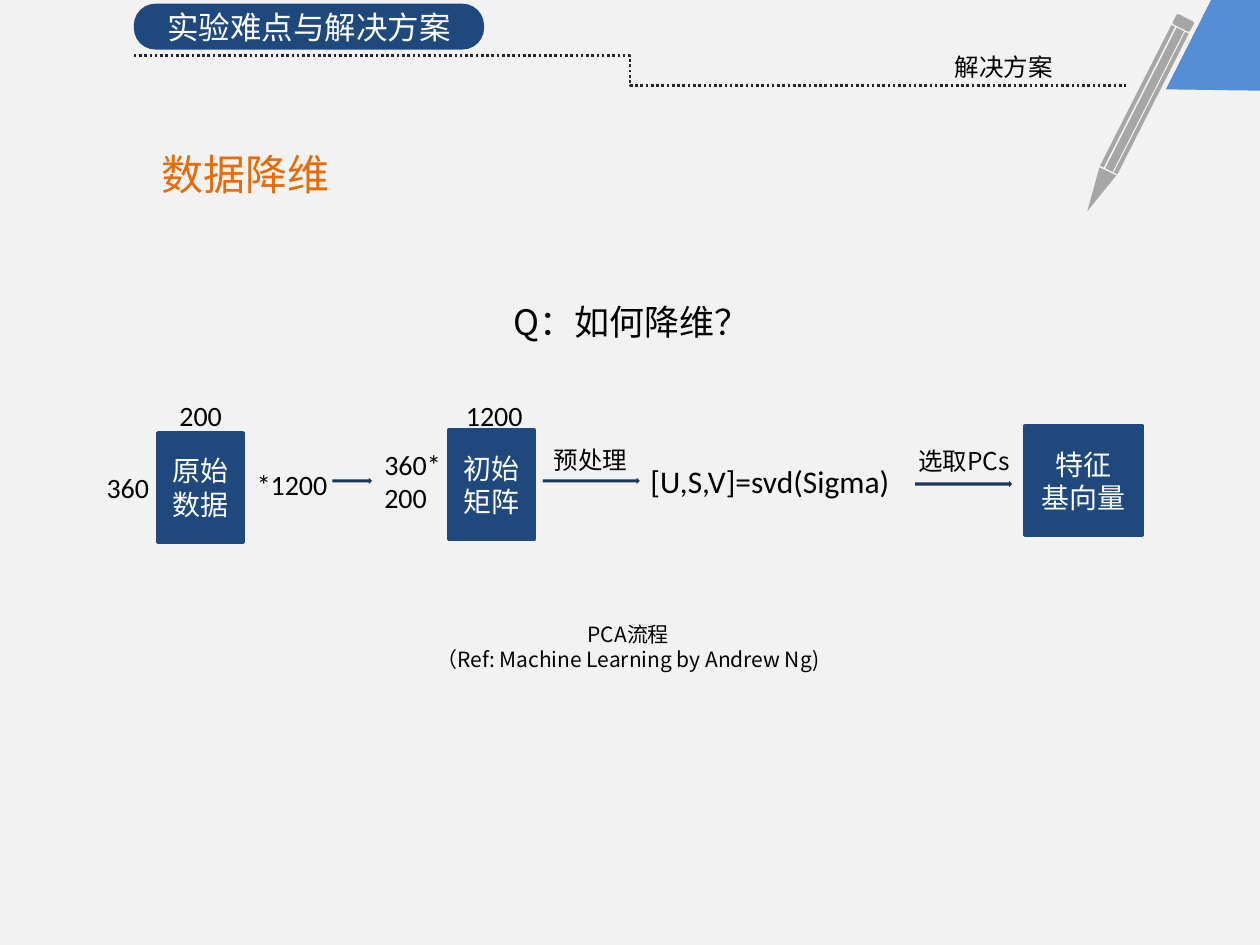
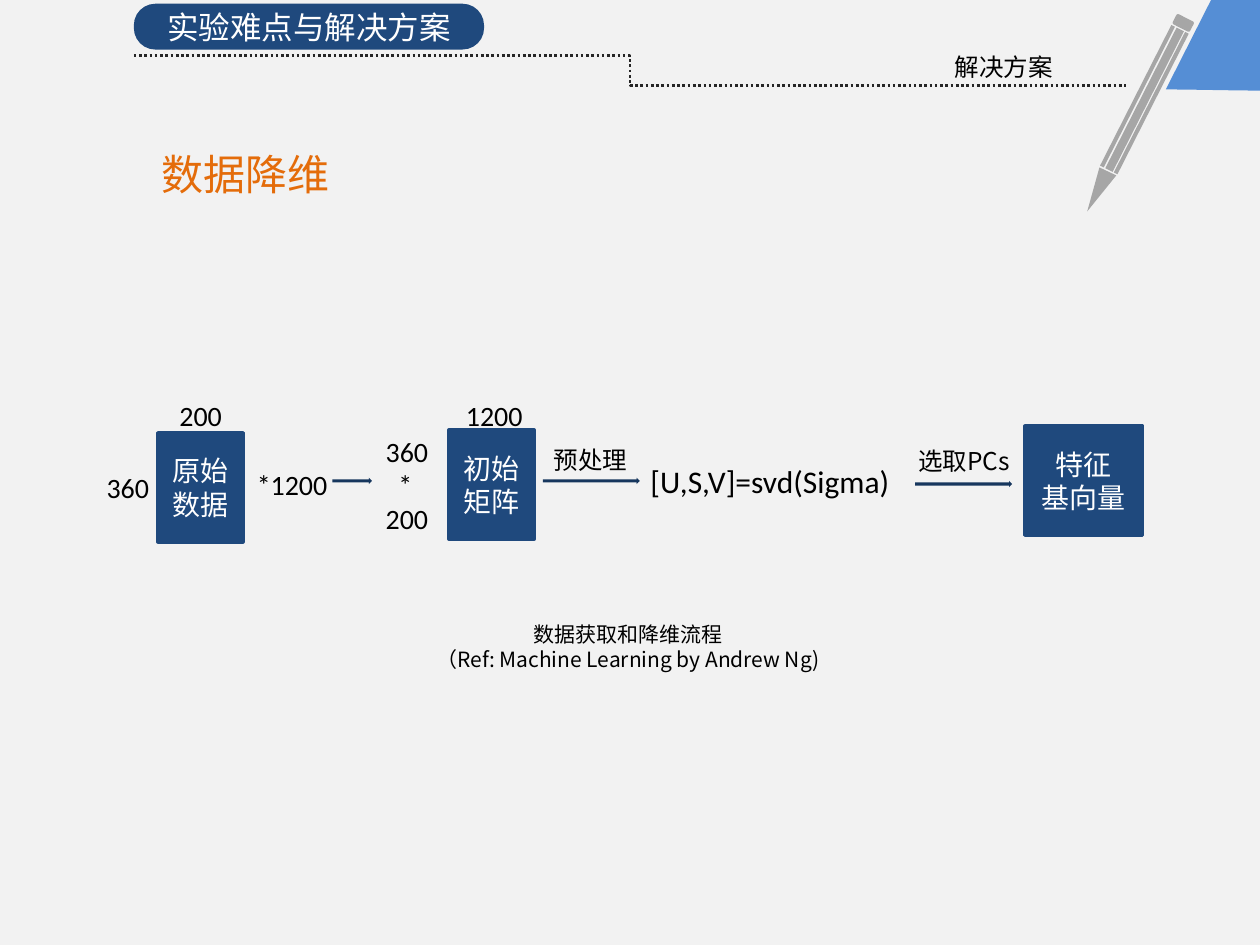
Before and after one commit to KrisCheng/GraduationDesign, a slide deck: slide 10 of FinalPaper/毕业答辩.pptx (slide 11 before the commit). Drawn at 1260x945 pixels with LibreOffice and Linux fonts; fonts in the diff are those of the drawing. Boxes give left, top, right and bottom in pixels: in the first picture for what was removed or moved away, otherwise in the second. Text is boxed around its words. In the diff, an @@ line names an element or a change of style, - is before the commit and + after.

```diff
--- a/FinalPaper/毕业答辩.pptx
+++ b/FinalPaper/毕业答辩.pptx
@@ text removed at bbox=[513, 305, 749, 342] @@
-Q：如何降维？
@@ text "360": place and size @@
-text "360" at bbox=[384, 455, 440, 508]
+text "360" at bbox=[386, 443, 428, 529]
@@ text at bbox=[386, 443, 428, 462]: text changed @@
-360*
+360
+*
@@ text at bbox=[534, 624, 723, 644]: text changed @@
-PCA流程
+数据获取和降维流程
```
Also in this commit, not shown: 6 other slides changed, 1 slide added, 3 slides removed, 2 other files.
